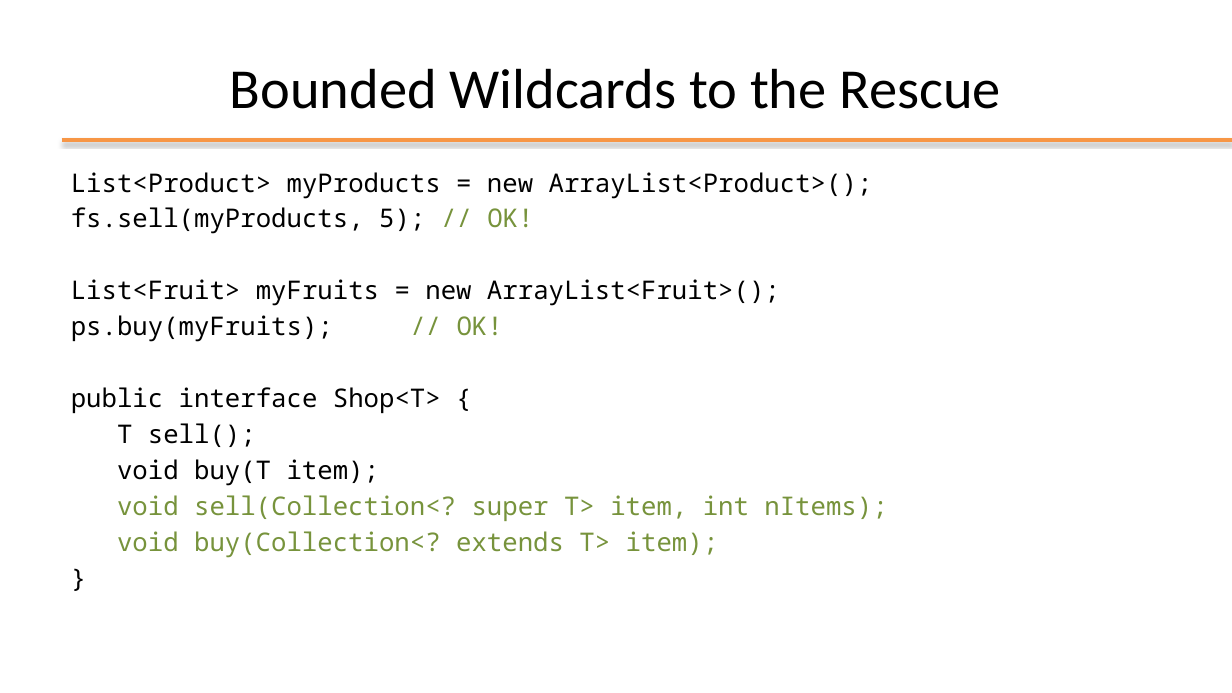
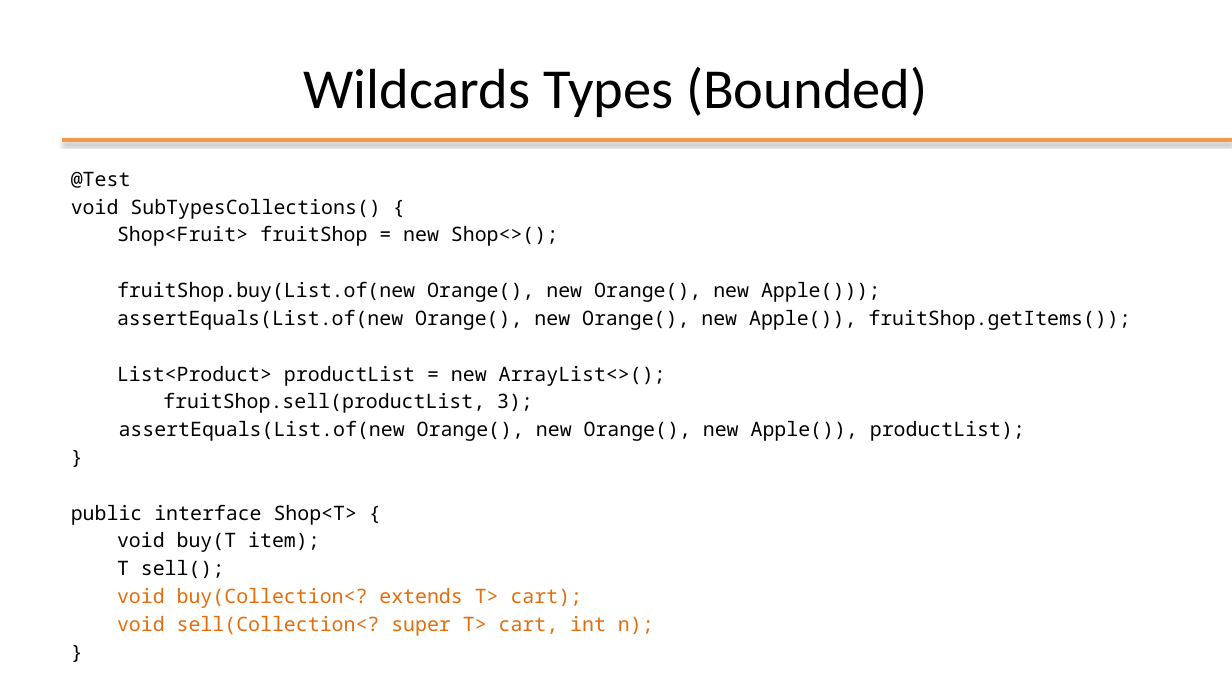
Before and after one commit to plctechnician/ooprogramming, a slide deck: slide 12 of java/slides/ppt/05 - Java Generic Data Structures.pptx. Drawn at 1232x693 pixels with LibreOffice and Linux fonts; fonts in the diff are those of the drawing; background and template pictures are left out. Boxes give left, top, right and bottom in pixels: in the first picture for what was removed or moved away, otherwise in the second. Text is boxed around its words. In the diff, an @@ line names an element or a change of style, - is before the commit and + after.

```diff
--- a/java/slides/ppt/05 - Java Generic Data Structures.pptx
+++ b/java/slides/ppt/05 - Java Generic Data Structures.pptx
@@ title at box(304, 67, 927, 117): text changed @@
-Bounded Wildcards to the Rescue
+Wildcards Types (Bounded)
@@ text at box(71, 171, 1130, 441): text changed; size 20 to 15.5 pt @@
-List<Product> myProducts = new ArrayList<Product>();
-fs.sell(myProducts, 5); // OK!
-List<Fruit> myFruits = new ArrayList<Fruit>();
-ps.buy(myFruits); // OK!
+@Test
+void SubTypesCollections() {
+Shop<Fruit> fruitShop = new Shop<>();
+fruitShop.buy(List.of(new Orange(), new Orange(), new Apple()));
+assertEquals(List.of(new Orange(), new Orange(), new Apple()), fruitShop.getItems());
+List<Product> productList = new ArrayList<>();
+fruitShop.sell(productList, 3);
+assertEquals(List.of(new Orange(), new Orange(), new Apple()), productList);
+}
@@ text at box(71, 504, 357, 578): size 20 to 15.5 pt in "public interface Shop<T> {", "T sell();", "}" @@
@@ text at box(117, 532, 320, 552): paragraph added @@
+void buy(T item);
@@ text at box(117, 588, 654, 634): text changed; size 20 to 15.5 pt; text colour #77933C to #E46C0A @@
-void buy(T item);
-void sell(Collection<? super T> item, int nItems);
-void buy(Collection<? extends T> item);
+void buy(Collection<? extends T> cart);
+void sell(Collection<? super T> cart, int n);
```
Also in this commit, not shown: 13 other slides changed, 4 slides added, 2 slides removed, 14 other files.
